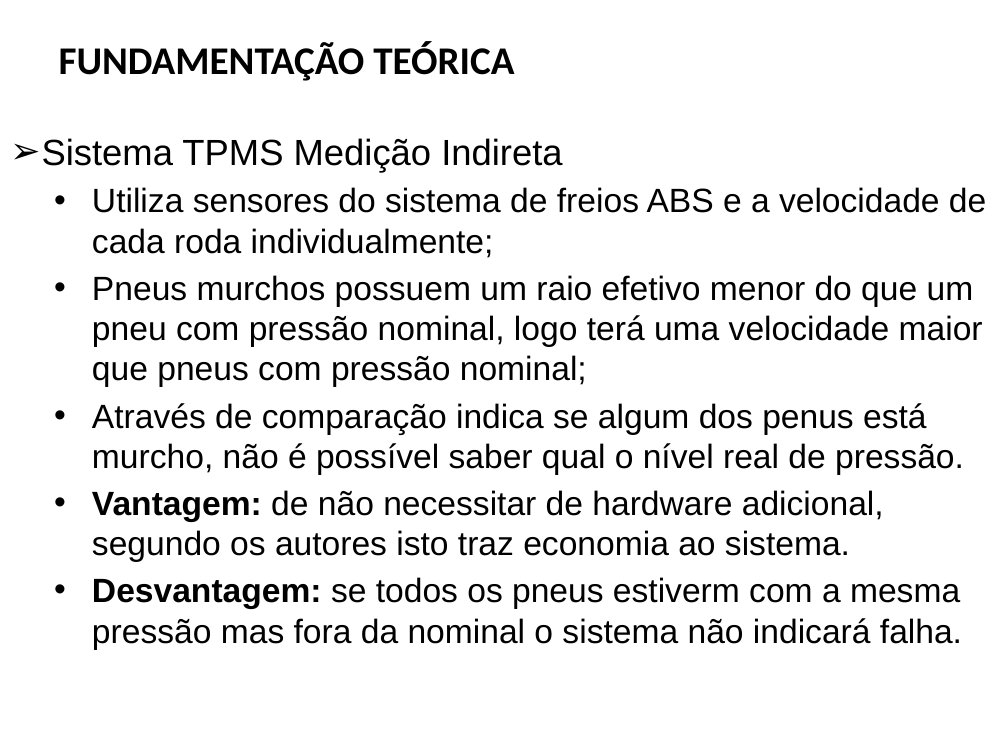
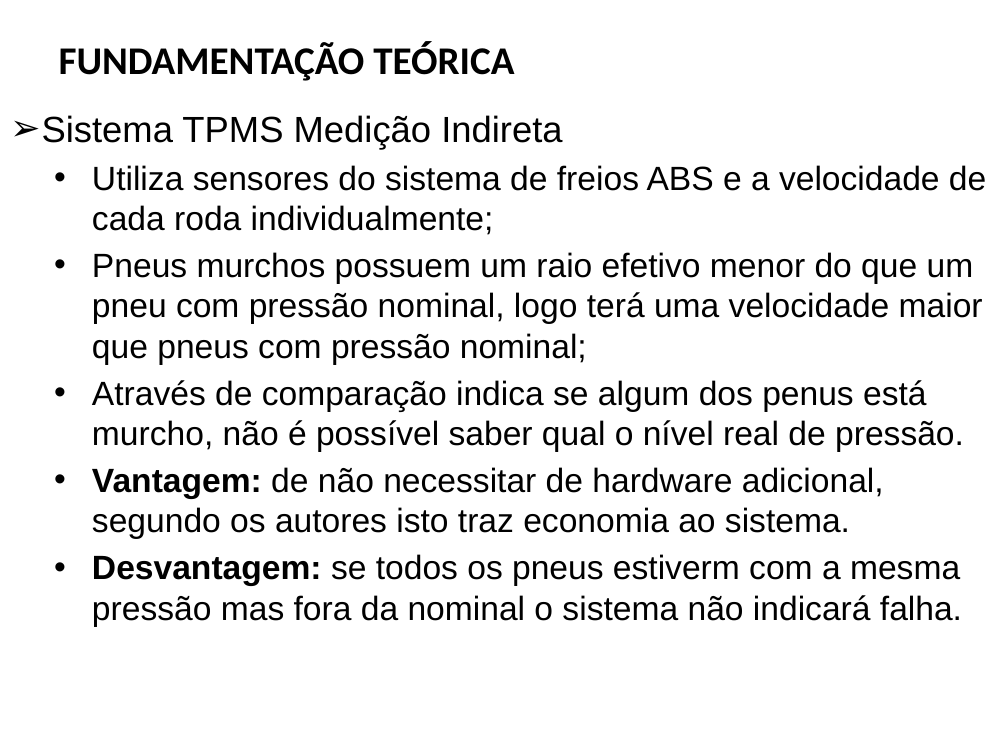
Before and after one commit to FabricioBalbinot/TCC_I, a slide deck: slide 6 of Apresentação TCC I.pptx. Drawn at 1008x756 pixels with LibreOffice and Linux fonts; fonts in the diff are those of the drawing; background and template pictures are left out. Boxes give left, top, right and bottom in pixels: in the first picture for what was removed or moved away, otherwise in the second. Text is boxed around its words. In the diff, an @@ line names an element or a change of style, - is before the commit and + after.

```diff
--- a/Apresentação TCC I.pptx
+++ b/Apresentação TCC I.pptx
@@ text "Sistema TPMS Medição Indireta": place and size @@
-text "Sistema TPMS Medição Indireta" at (42, 138, 986, 650)
+text "Sistema TPMS Medição Indireta" at (42, 115, 986, 627)
```
Also in this commit, not shown: 8 other slides changed, 2 slides added, 5 slides removed, 10 other files.
